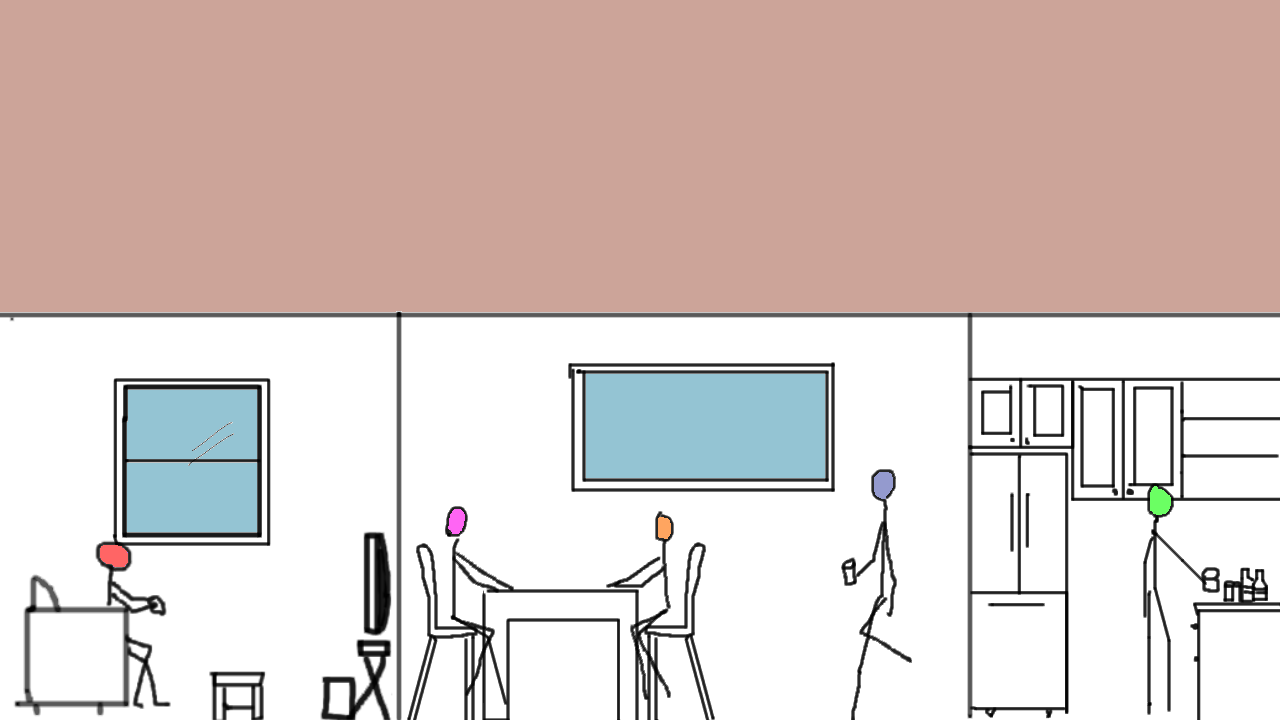
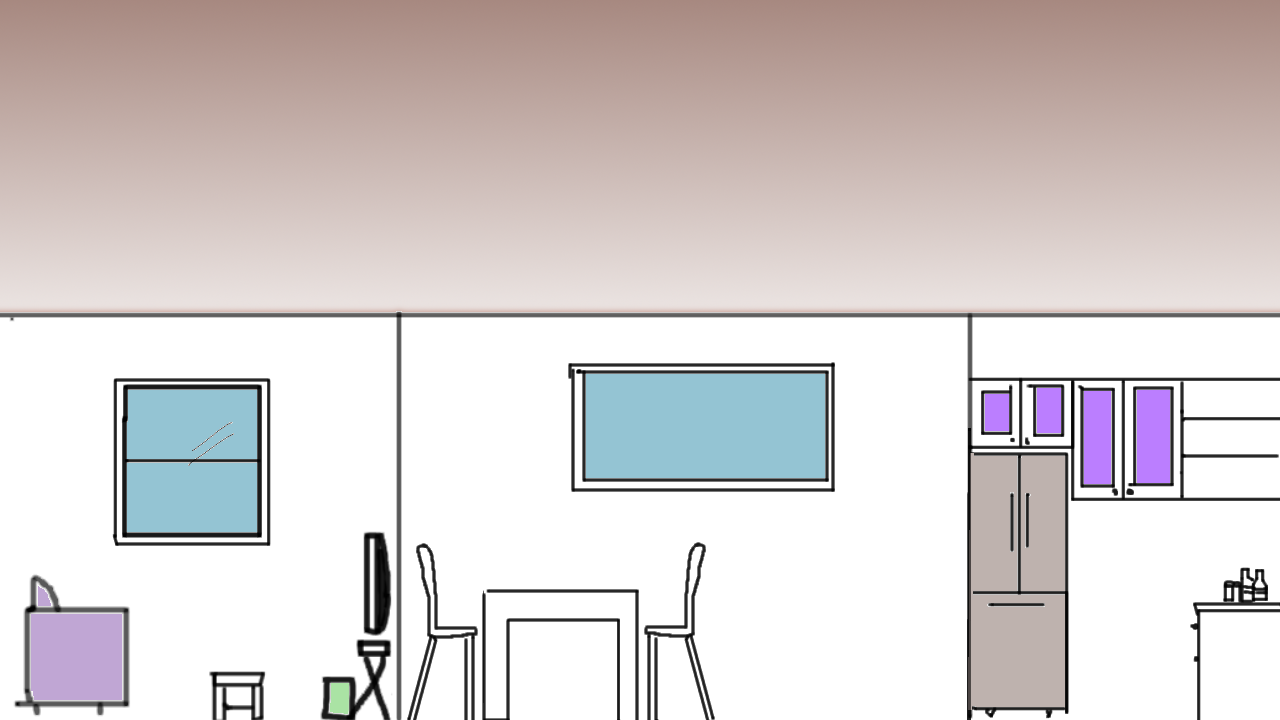
Layered file, before and after one edit (1280 x 720). Changes by layer:
hid "Boy A" over left=1143, top=483, right=1220, bottom=715
painted on "kitchen" over left=967, top=388, right=1170, bottom=720
hid "BocyC" over left=841, top=469, right=912, bottom=720
hid "GirlBBoyB" over left=445, top=506, right=674, bottom=705
hid "girlA" over left=95, top=540, right=171, bottom=709
painted on "living room" over left=31, top=586, right=349, bottom=714
painted on "Background" over left=0, top=0, right=1280, bottom=505
